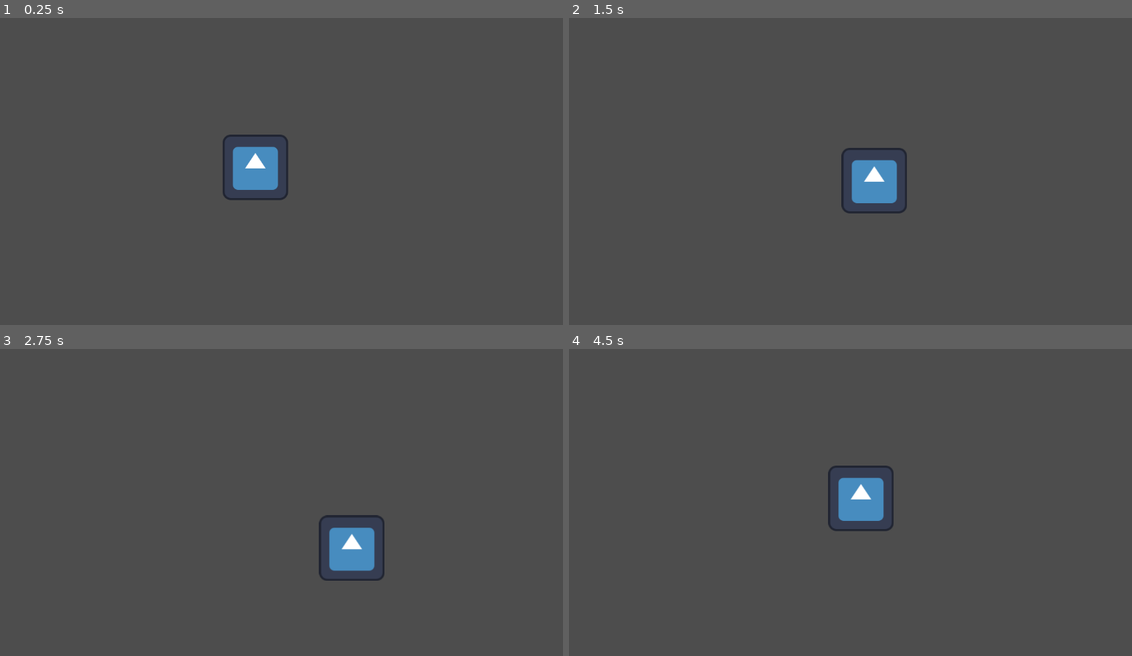
Above: before the commit, frames 1-4 (two rows, left to right).
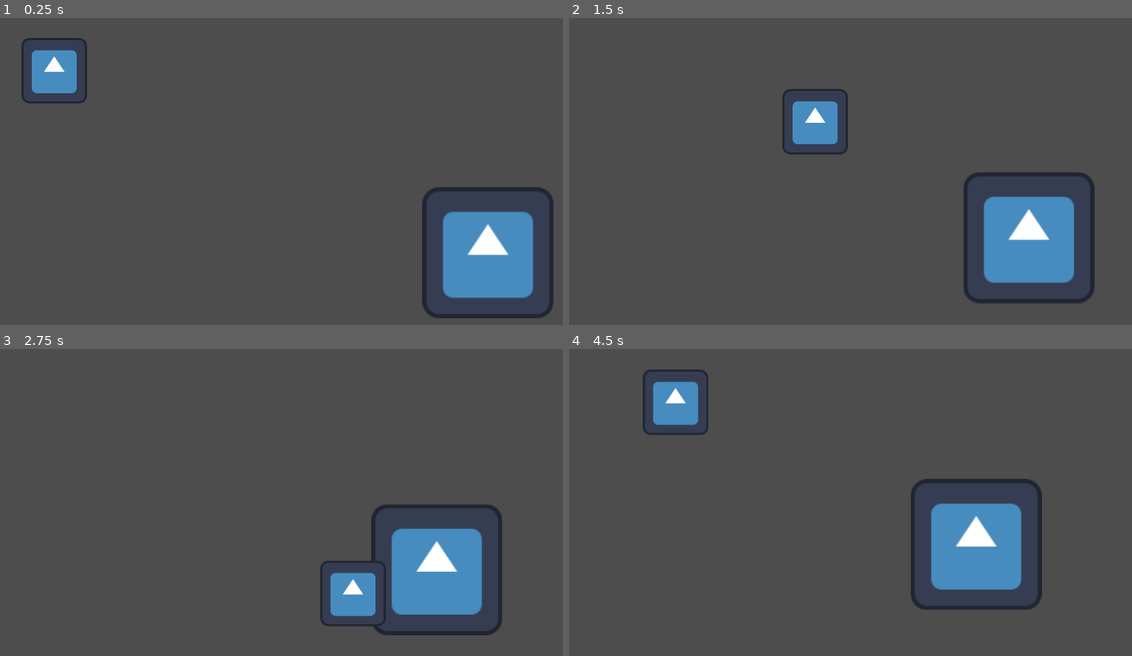
Above: after the commit, the same moments.

Repository: jtmchenry/2D-Roguelike-Game-Game-Jam-2025
Game: Godot game, scene res://levels/sandbox.tscn
Same seed, same stepped clock (60 frames per second), same inputs: the game is played once before the commit and once after it. The engine's default icon, where the game draws it, is replaced by a stand-in: a white triangle on a blue panel in a dark square.
Inputs:
- Up to frame 1 (0.25 s): no input
- Up to frame 2 (1.5 s): hold Right (move_right) 0.53-1.28 s; hold Down (move_down) from 1.28 s (still down)
- Up to frame 3 (2.75 s): release Down (move_down) at 2.03 s; hold Right (move_right) from 2.03 s (still down)
- Up to frame 4 (4.5 s): release Right (move_right) at 2.78 s; hold Up (move_up) 2.78-3.53 s; hold Left (move_left) from 3.53 s (still down)

The runs differ from the first frame. In frame 1, 8.8% of the frame differs, in the area x 3-99%, y 6-98%; in frame 2, 8.7%; in frame 3, 8.2%; in frame 4, 8.8%.

Commit message:
We have a monster that can follow the player.
Albeit it is a bit hard coded

Diff:
--- a/2d-roguelike/levels/sandbox.tscn
+++ b/2d-roguelike/levels/sandbox.tscn
@@ -1,7 +1,12 @@
-[gd_scene load_steps=2 format=3 uid="uid://blr5cemfmikr4"]
+[gd_scene load_steps=3 format=3 uid="uid://blr5cemfmikr4"]
 
 [ext_resource type="PackedScene" uid="uid://bm1ipexiutcqk" path="res://player/player.tscn" id="1_wfhpi"]
+[ext_resource type="PackedScene" uid="uid://fhqdcygqhv8m" path="res://monster/monster.tscn" id="1_whpuv"]
 
 [node name="Sandbox" type="Node2D"]
 
+[node name="Monster" parent="." instance=ExtResource("1_whpuv")]
+position = Vector2(965, 464)
+
 [node name="Player" parent="." instance=ExtResource("1_wfhpi")]
+position = Vector2(106, 103)
--- /dev/null
+++ b/2d-roguelike/monster/monster.gd
@@ -0,0 +1,18 @@
+extends CharacterBody2D
+
+@export var speed := 50.0
+@onready var player = $"../Player"
+
+func _physics_process(delta: float) -> void:
+	print(player)
+	if not player:
+		return
+
+	var direction = player.global_position - global_position
+	if direction.length() > 5:  # stop moving when close
+		direction = direction.normalized()
+		velocity = direction * speed
+	else:
+		velocity = Vector2.ZERO
+
+	move_and_slide()
--- /dev/null
+++ b/2d-roguelike/monster/monster.tscn
@@ -0,0 +1,17 @@
+[gd_scene load_steps=4 format=3 uid="uid://fhqdcygqhv8m"]
+
+[ext_resource type="Script" uid="uid://bv4u2dfwd51dh" path="res://monster/monster.gd" id="1_xbb8b"]
+[ext_resource type="Texture2D" uid="uid://4nwrgydoxh7v" path="res://icon.svg" id="2_mwava"]
+
+[sub_resource type="CircleShape2D" id="CircleShape2D_1k8np"]
+
+[node name="Monster" type="CharacterBody2D"]
+script = ExtResource("1_xbb8b")
+
+[node name="CollisionShape2D" type="CollisionShape2D" parent="."]
+scale = Vector2(12, 12)
+shape = SubResource("CircleShape2D_1k8np")
+
+[node name="Sprite2D" type="Sprite2D" parent="."]
+scale = Vector2(2, 2)
+texture = ExtResource("2_mwava")
--- a/2d-roguelike/player/player.gd
+++ b/2d-roguelike/player/player.gd
@@ -1,9 +1,8 @@
 extends CharacterBody2D
 
-const SPEED = 130.0
+const SPEED = 500.0
 
 func _physics_process(delta):
-
 	var x_direction = Input.get_axis("move_left", "move_right")
 	var y_direction = Input.get_axis("move_up", "move_down")
 	print(x_direction, y_direction)
--- a/2d-roguelike/player/player.tscn
+++ b/2d-roguelike/player/player.tscn
@@ -9,8 +9,8 @@
 script = ExtResource("1_oul6g")
 
 [node name="CollisionShape2D" type="CollisionShape2D" parent="."]
+scale = Vector2(5, 5)
 shape = SubResource("CircleShape2D_kqu6x")
 
 [node name="Sprite2D" type="Sprite2D" parent="."]
-position = Vector2(499, 292)
 texture = ExtResource("2_rkbax")
Not shown, added: 2d-roguelike/monster/monster.gd.uid
